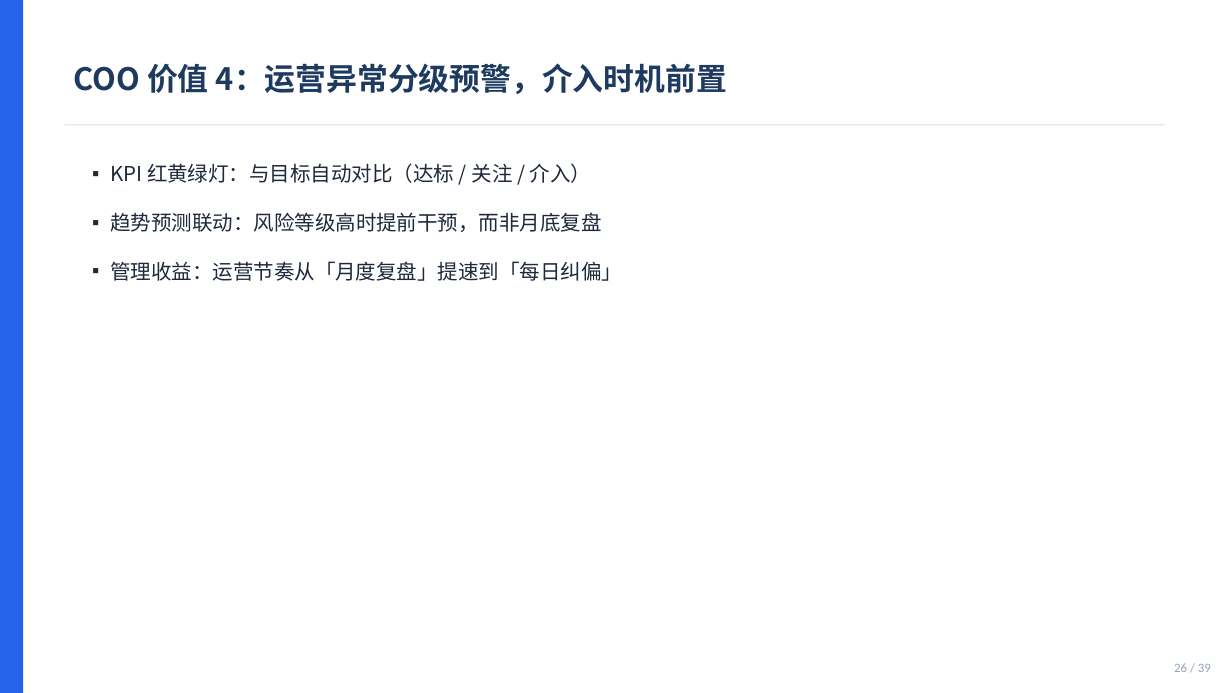
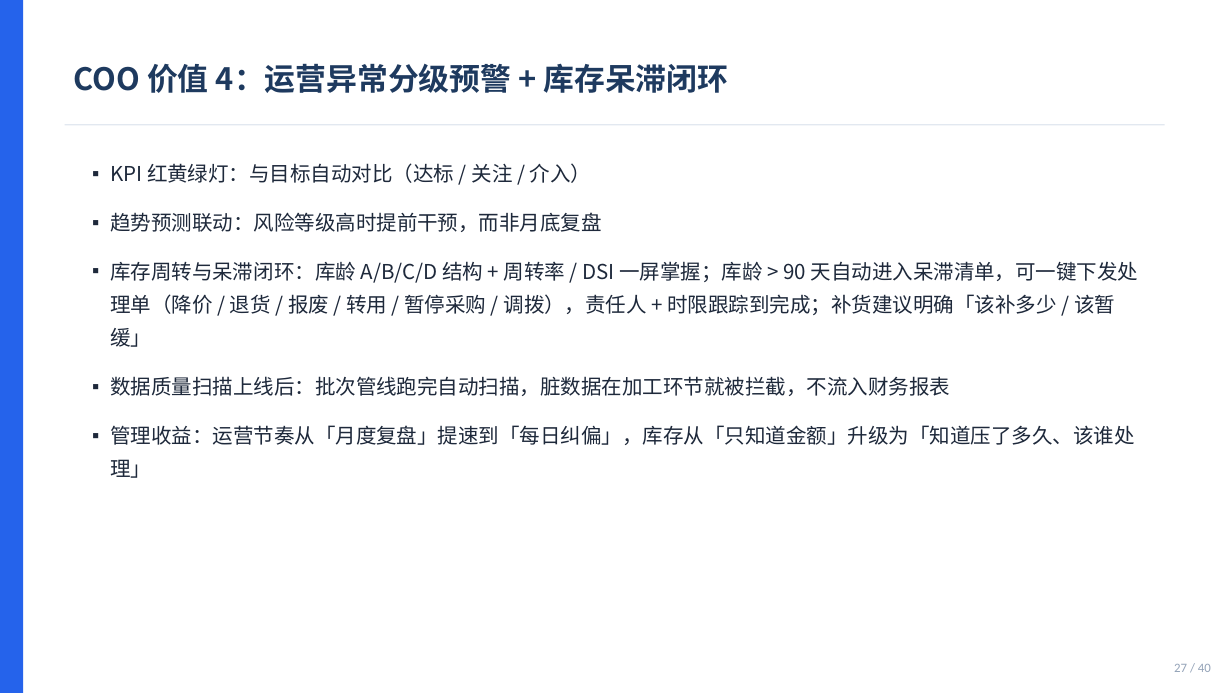
Before and after one commit to rocky1953/ERMM-finance-system, a slide deck: slide 27 of docs/ERMM_高管價值簡報_CEO_CFO_COO_CTO.pptx (slide 26 before the commit). Drawn at 1232x693 pixels with LibreOffice and Linux fonts; fonts in the diff are those of the drawing. Boxes give left, top, right and bottom in pixels: in the first picture for what was removed or moved away, otherwise in the second. Text is boxed around its words. In the diff, an @@ line names an element or a change of style, - is before the commit and + after.

```diff
--- a/docs/ERMM_高管價值簡報_CEO_CFO_COO_CTO.pptx
+++ b/docs/ERMM_高管價值簡報_CEO_CFO_COO_CTO.pptx
@@ text at (74, 63, 728, 93): text changed @@
-COO 价值 4：运营异常分级预警，介入时机前置
+COO 价值 4：运营异常分级预警 + 库存呆滞闭环
@@ text at (110, 261, 1139, 478): text changed @@
-▪ 管理收益：运营节奏从「月度复盘」提速到「每日纠偏」
+▪ 库存周转与呆滞闭环：库龄 A/B/C/D 结构 + 周转率 / DSI 一屏掌握；库龄 > 90 天自动进入呆滞清单，可一键下发处理单（降价 / 退货 / 报废 / 转用 / 暂停采购 / 调拨），责任人 + 时限跟踪到完成；补货建议明确「该补多少 / 该暂缓」
+▪ 数据质量扫描上线后：批次管线跑完自动扫描，脏数据在加工环节就被拦截，不流入财务报表
+▪ 管理收益：运营节奏从「月度复盘」提速到「每日纠偏」，库存从「只知道金额」升级为「知道压了多久、该谁处理」
@@ text at (1174, 664, 1211, 672): text changed @@
-26 / 39
+27 / 40
```
Also in this commit, not shown: 33 other slides changed, 1 slide added, 28 other files.
